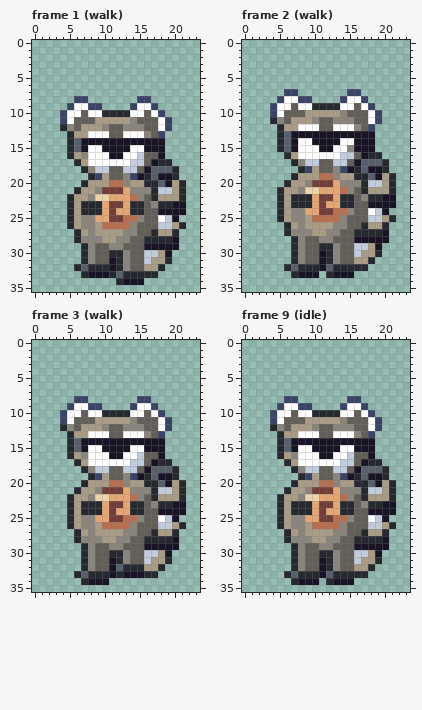
Pixel-art file, stored at art/animals/snatch-raccoon@62.aseprite. Above is the file before it was changed.
24x36 pixels, 18 frames. Shown: frame 1 (walk), frame 2 (walk), frame 3 (walk), frame 9 (idle). The commit also changed other frames, which this record leaves out.
New version:
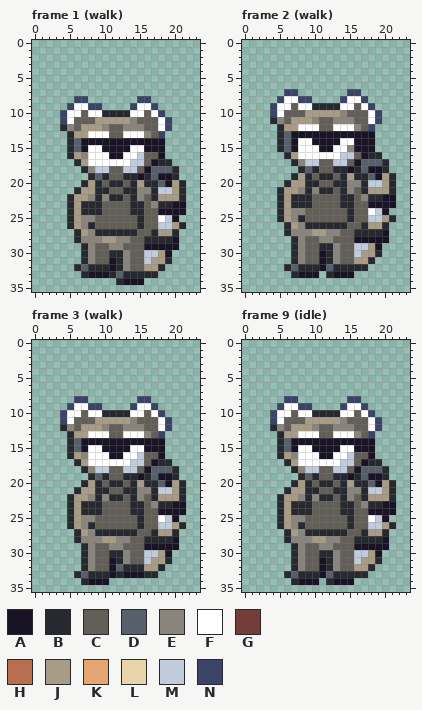
Palette (. is transparent): A #181425  B #26292f  C #625e58  D #57606a  E #8a857c  F #ffffff  G #733e39  H #b86f50  J #a99c86  K #e4a672  L #ead4aa  M #c0cbdc  N #3a4466
What changed:
Frame 1 (walk):
Colour B replaces colour C in row 26 at x 15.
Colour B replaces colour E in row 19 at x 13; in row 21 at x 9 and 14; in row 25 at x 15; in row 26 at x 8; in row 27 at x 13 to 14.
Colour B replaces colour G in row 21 at x 10.
Colour B replaces colour H in row 20 at x 11 to 12; in row 22 at x 14.
Colour B replaces colour J in row 19 at x 10; in row 20 at x 9 and 14; in row 27 at x 9 to 12.
Colour B replaces colour K in row 21 at x 13; in row 22 at x 11 to 12.
Colour B replaces colour L in row 22 at x 9.
Colour B replaces colour N in row 19 at x 14.
Colour C replaces colour E in row 20 at x 13; in row 26 at x 14.
Colour C replaces colour G in row 21 at x 11 to 12; in row 23 at x 11 to 12; in row 24 at x 11; in row 25 at x 11 to 12.
Colour C replaces colour H in row 25 at x 13 to 14; in row 26 at x 10 to 13.
Colour C replaces colour J in row 20 at x 10; in row 26 at x 9.
Colour C replaces colour K in row 22 at x 13; in row 23 at x 10 and 13; in row 24 at x 10 and 12 to 13; in row 25 at x 9 to 10.
Colour D replaces colour N in row 19 at x 9.
Colour E replaces colour L in row 22 at x 10.
Frame 2 (walk):
Colour B replaces colour C in row 25 at x 15.
Colour B replaces colour E in row 18 at x 13; in row 20 at x 9 and 14; in row 24 at x 15; in row 25 at x 8; in row 26 at x 13 to 14.
Colour B replaces colour G in row 20 at x 10.
Colour B replaces colour H in row 19 at x 11 to 12; in row 21 at x 14.
Colour B replaces colour J in row 18 at x 10; in row 19 at x 9 and 14; in row 26 at x 9 to 12.
Colour B replaces colour K in row 20 at x 13; in row 21 at x 11 to 12.
Colour B replaces colour L in row 21 at x 9.
Colour B replaces colour N in row 18 at x 14.
Colour C replaces colour E in row 19 at x 13; in row 25 at x 14.
Colour C replaces colour G in row 20 at x 11 to 12; in row 22 at x 11 to 12; in row 23 at x 11; in row 24 at x 11 to 12.
Colour C replaces colour H in row 24 at x 13 to 14; in row 25 at x 10 to 13.
Colour C replaces colour J in row 19 at x 10; in row 25 at x 9.
Colour C replaces colour K in row 21 at x 13; in row 22 at x 10 and 13; in row 23 at x 10 and 12 to 13; in row 24 at x 9 to 10.
Colour D replaces colour N in row 18 at x 9.
Colour E replaces colour L in row 21 at x 10.
Frame 3 (walk): the same change as frame 1 (walk)
Frame 9 (idle): the same change as frame 1 (walk)
Pixel boxes of the changes (left, top, right, bottom) in both pictures:
changed: (88, 173, 144, 236)
changed: (298, 166, 354, 229)
changed: (88, 473, 144, 536)
changed: (298, 473, 354, 536)
